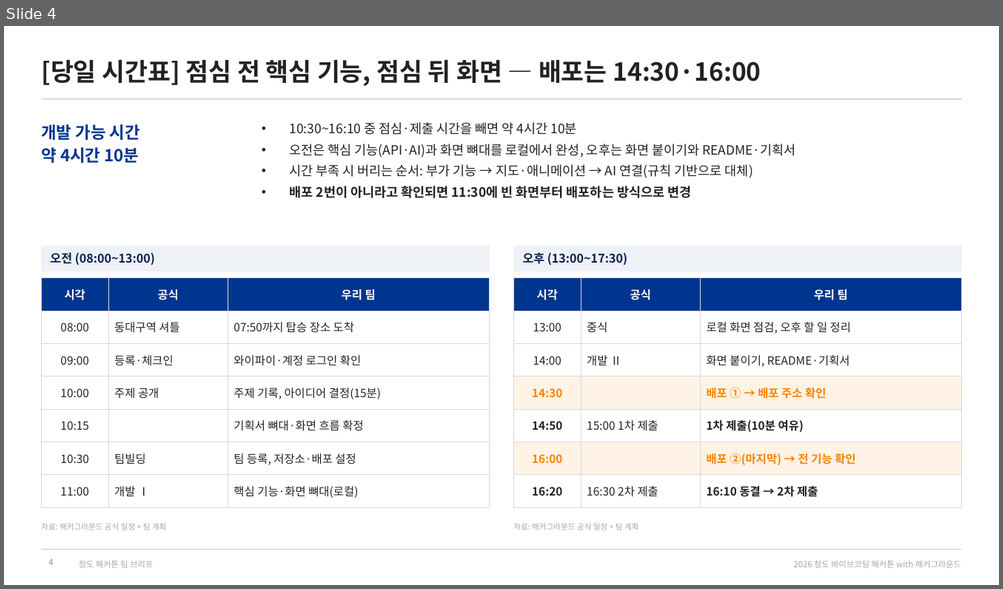
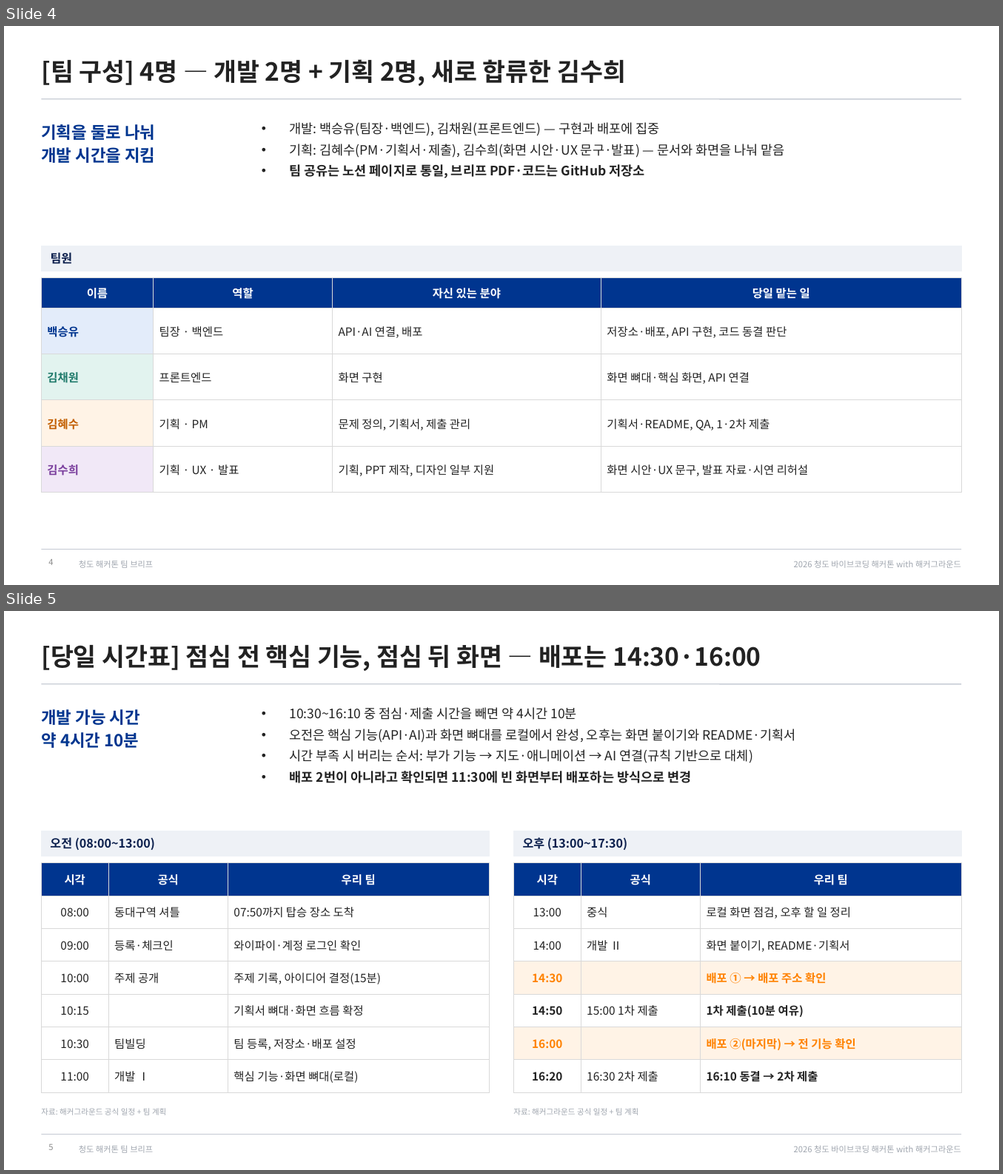
Before and after one commit to fordgril307-wq/Cheongdo_Hackathon, a slide deck: docs/team-brief/청도해커톤_팀브리프.pptx. Shown one above the other, each under a label of ours: slide 4 before the commit, slides 4 and 5 after it. The pictures are 1003x589 and 1003x1174 pixels, drawn with LibreOffice and Linux fonts; fonts in the diff are those of the drawing. Boxes give left, top, right and bottom in pixels: in the first picture for what was removed or moved away, otherwise in the second. Text is boxed around its words. In the diff, an @@ line names an element or a change of style, - is before the commit and + after.

```diff
--- a/docs/team-brief/청도해커톤_팀브리프.pptx
+++ b/docs/team-brief/청도해커톤_팀브리프.pptx
@@ slide 4 added at (x1=4, y1=26, x2=999, y2=585), background #FFFFFF; not listed: 4 template elements that a slide beside it also shows @@
@@ title added at (x1=41, y1=59, x2=626, y2=86), 24 pt, text #222222, bold @@
+[팀 구성] 4명 — 개발 2명 + 기획 2명, 새로 합류한 김수희
@@ text added at (x1=41, y1=124, x2=155, y2=163), 16 pt, text #00358F, bold @@
+기획을 둘로 나눠
+개발 시간을 지킴
@@ text added at (x1=290, y1=122, x2=785, y2=178), 12.5 pt, text #222222 @@
+• 개발: 백승유(팀장·백엔드), 김채원(프론트엔드) — 구현과 배포에 집중
+• 기획: 김혜수(PM·기획서·제출), 김수희(화면 시안·UX 문구·발표) — 문서와 화면을 나눠 맡음
+• 팀 공유는 노션 페이지로 통일, 브리프 PDF·코드는 GitHub 저장소
@@ rectangle added at (x1=41, y1=246, x2=962, y2=272), fill #EEF1F6, outline #EEF1F6 1 pt @@
@@ text added at (x1=51, y1=252, x2=73, y2=264), 11.5 pt, text #0B1F4D, bold @@
+팀원
@@ table added at (x1=41, y1=278, x2=962, y2=480), 5 rows, 4 columns @@
+이름 | 역할 | 자신 있는 분야 | 당일 맡는 일
+백승유 | 팀장 · 백엔드 | API·AI 연결, 배포 | 저장소·배포, API 구현, 코드 동결 판단
+김채원 | 프론트엔드 | 화면 구현 | 화면 뼈대·핵심 화면, API 연결
+김혜수 | 기획 · PM | 문제 정의, 기획서, 제출 관리 | 기획서·README, QA, 1·2차 제출
+김수희 | 기획 · UX · 발표 | 기획, PPT 제작, 디자인 일부 지원 | 화면 시안·UX 문구, 발표 자료·시연 리허설
@@ page number added at (x1=48, y1=560, x2=53, y2=565), 8 pt, text #8C8C8C @@
+4
@@ what was slide 4 is now slide 5 @@
@@ page number at (x1=48, y1=1145, x2=53, y2=1150): text changed @@
-4
+5
```
Also in this commit, not shown: 23 slides changed, 3 other files.
